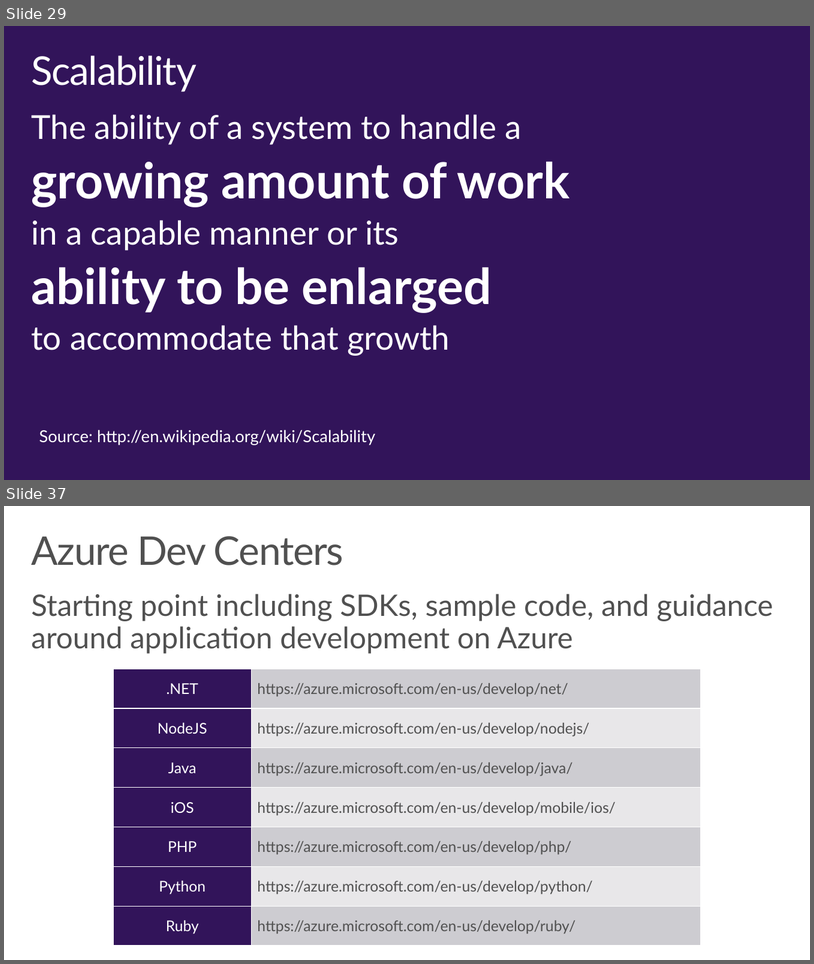
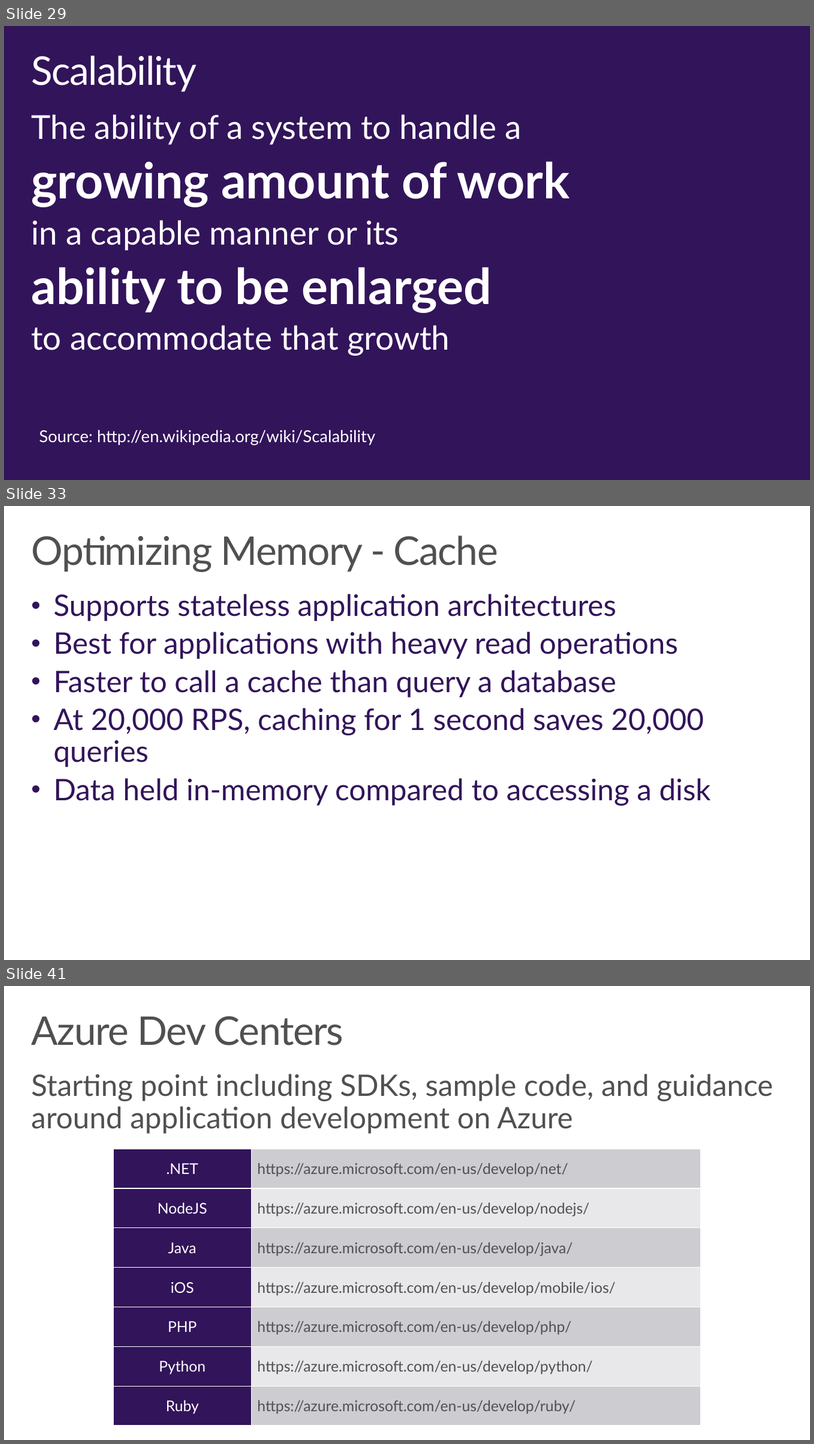
Before and after one commit to wely/DevCamp, a slide deck: Presentation/Module02-ModernCloudApps.pptx. Shown one above the other, each under a label of ours: slides 29 and 37 before the commit, slides 29, 33 and 41 after it; the slides between them are not shown. The pictures are 814x964 and 814x1444 pixels, drawn with LibreOffice and Linux fonts; fonts in the diff are those of the drawing; background and template pictures are left out. Boxes give left, top, right and bottom in pixels: in the first picture for what was removed or moved away, otherwise in the second. Text is boxed around its words. In the diff, an @@ line names an element or a change of style, - is before the commit and + after.

```diff
--- a/Presentation/Module02-ModernCloudApps.pptx
+++ b/Presentation/Module02-ModernCloudApps.pptx
@@ slide 33 added at (4, 506, 810, 960), background #FFFFFF @@
@@ title added at (31, 535, 498, 572), 48 pt, text #505050 @@
+Optimizing Memory - Cache
@@ text added at (54, 594, 711, 805), 36 pt, text #32145A @@
+• Supports stateless application architectures
+• Best for applications with heavy read operations
+• Faster to call a cache than query a database
+• At 20,000 RPS, caching for 1 second saves 20,000 queries
+• Data held in-memory compared to accessing a disk
@@ what was slide 37 is now slide 41 @@
```
Also in this commit, not shown: 8 slides changed, 5 other slides added, 2 slides removed.
